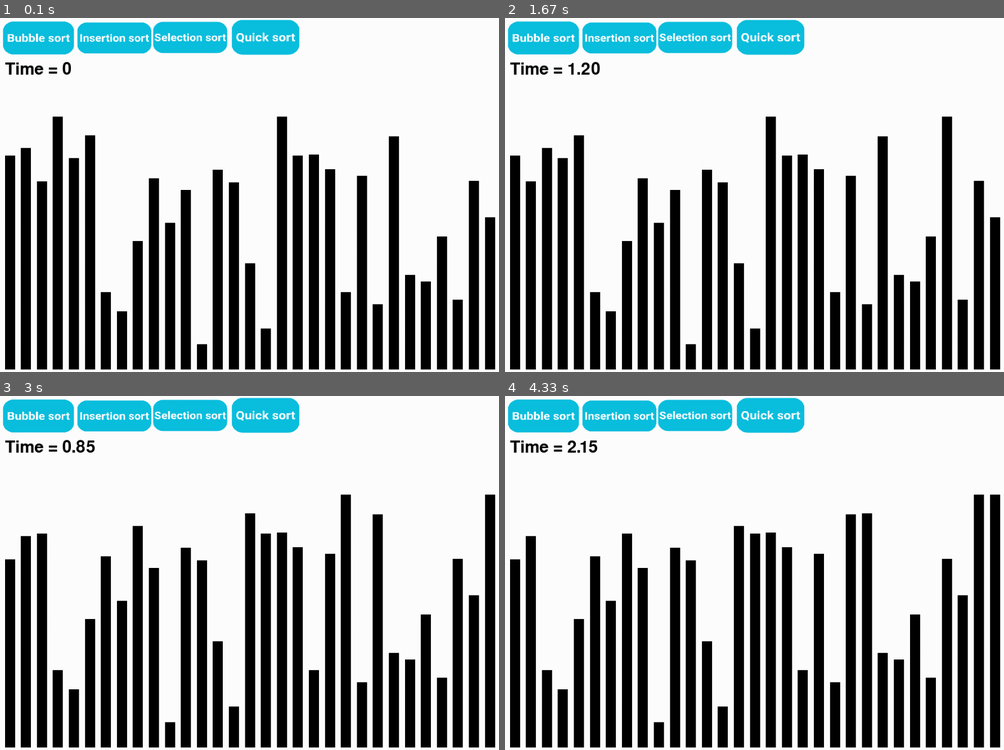
Above: before the commit, frames 1-4 (two rows, left to right).
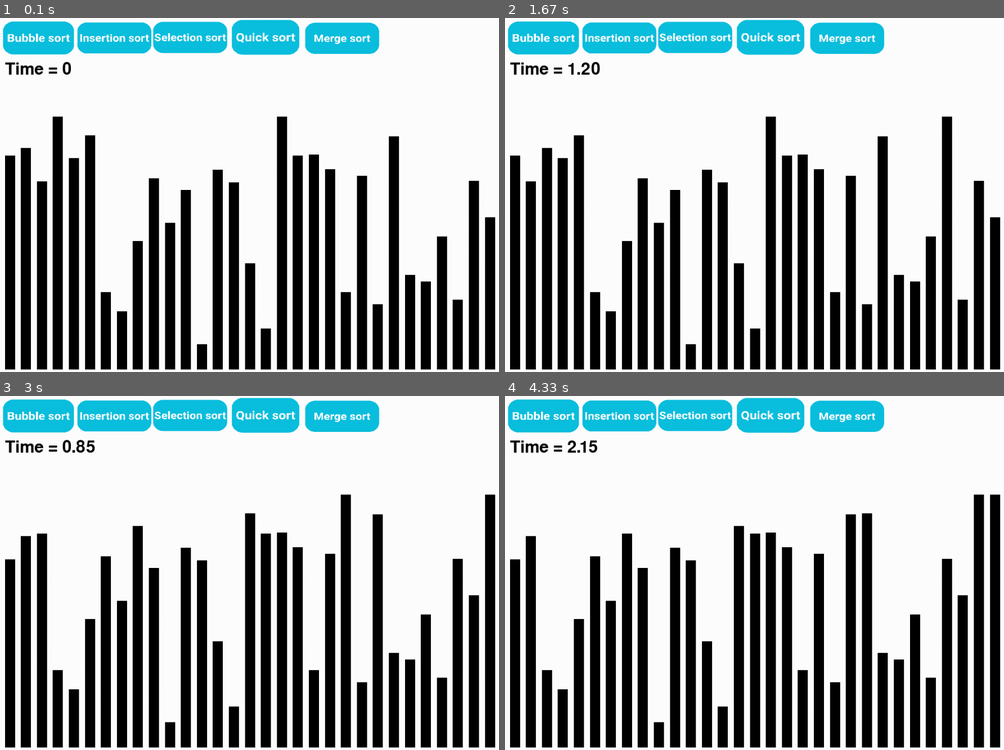
Above: after the commit, the same moments.

Repository: Vinayak2005917/Sort-with-pygame
Game: pygame game, started from main.py
The game is run twice, just before and just after one commit, with the same random seed, the same clock (stepped at 60 frames per second) and the same inputs.
Inputs (mouse positions are in pixels of both pictures, inside the frame that each line leads up to):
- Up to frame 1 (0.1 s): no input
- Up to frame 2 (1.67 s): click (544, 35) at 0.38 s; click (759, 219) at 0.73 s
- Up to frame 3 (3 s): click (39, 413) at 2.07 s
- Up to frame 4 (4.33 s): no input

The runs differ from the first frame. In frame 1, 1.2% of the frame differs, in the area x 61-77%, y 1-11%; in frame 2, 1.2%; in frame 3, 1.2%; in frame 4, 1.2%.

Commit message:
added merge sort (needs work)

Diff:
--- a/main.py
+++ b/main.py
@@ -3,7 +3,6 @@
 import random
 import time
 import sorting_functions
-
 
 pygame.init()
 WIDTH, HEIGHT = 1000, 700
@@ -35,6 +34,12 @@
 quick_sort_image = pygame.image.load("Quick sort.png")
 quick_sort_image = pygame.transform.scale(quick_sort_image, (150,75))
 quick_sort = False
+
+# Merge sort button
+merge_sort_rect = pygame.Rect(600, 0, 150, 75)
+merge_sort_image = pygame.image.load("Merge sort.png")
+merge_sort_image = pygame.transform.scale(merge_sort_image, (150,75))
+merge_sort = False
 
 
 #Timer
@@ -86,6 +91,12 @@
                 start_time = pygame.time.get_ticks()
                 print("Quick sort button clicked!")
                 sort_generator = sorting_functions.quick_sort(numbers, 0, len(numbers) - 1)
+            elif merge_sort_rect.collidepoint(event.pos):
+                merge_sort = True
+                timer_running = True
+                start_time = pygame.time.get_ticks()
+                print("Merge sort button clicked!")
+                sort_generator = sorting_functions.merge_sort(numbers)
 
 
     screen.fill((255,255,255))
@@ -93,6 +104,7 @@
     screen.blit(insertion_sort_image, insertion_sort_rect)
     screen.blit(selection_sort_image, selection_sort_rect)
     screen.blit(quick_sort_image, quick_sort_rect)
+    screen.blit(merge_sort_image, merge_sort_rect)
     screen.blit(text_surface, text_rect)
 
 
@@ -104,7 +116,7 @@
         pygame.draw.rect(screen, (0, 0, 0), (x, y, 20, bar_height))
 
 
-    if bubble_sort or insertion_sort or selection_sort or quick_sort:
+    if bubble_sort or insertion_sort or selection_sort or quick_sort or merge_sort:
         try:
             next(sort_generator)
         except StopIteration:
@@ -113,6 +125,7 @@
             insertion_sort = False
             selection_sort = False
             quick_sort = False
+            merge_sort = False
             elapsed_time = (pygame.time.get_ticks() - start_time) / 1000
             text_surface = font.render(f'Sorted in {elapsed_time:.2f} seconds', True, (0, 0, 0))
             text_rect = text_surface.get_rect()
--- a/sorting_functions.py
+++ b/sorting_functions.py
@@ -1,5 +1,9 @@
 import time
-
+import pygame
+#sound effect
+pygame.mixer.init()
+pygame.mixer.music.load('mixkit-camera-shutter-click-1133.wav')
+pygame.mixer.music.set_volume(0.5)
 
 #Bubble Sort
 def bubble_sort(arr):
@@ -7,6 +11,7 @@
         for j in range(len(arr) - 1):
             if arr[j] > arr[j + 1]:
                 time.sleep(0.05)
+                pygame.mixer.music.play(0)
                 arr[j], arr[j + 1] = arr[j + 1], arr[j]
                 yield
 
@@ -17,6 +22,7 @@
         j = i - 1
         while j >= 0 and key < arr[j]:
             time.sleep(0.05)
+            pygame.mixer.music.play(0)
             arr[j + 1] = arr[j]
             j -= 1
             yield
@@ -33,6 +39,7 @@
                 min_index = j
         if min_index != i:
             time.sleep(0.05)
+            pygame.mixer.music.play(0)
             arr[i], arr[min_index] = arr[min_index], arr[i]
             yield
 
Binary file added: Merge sort.png
Binary file added: Reset.png
Not shown, added: mixkit-camera-shutter-click-1133.wav
